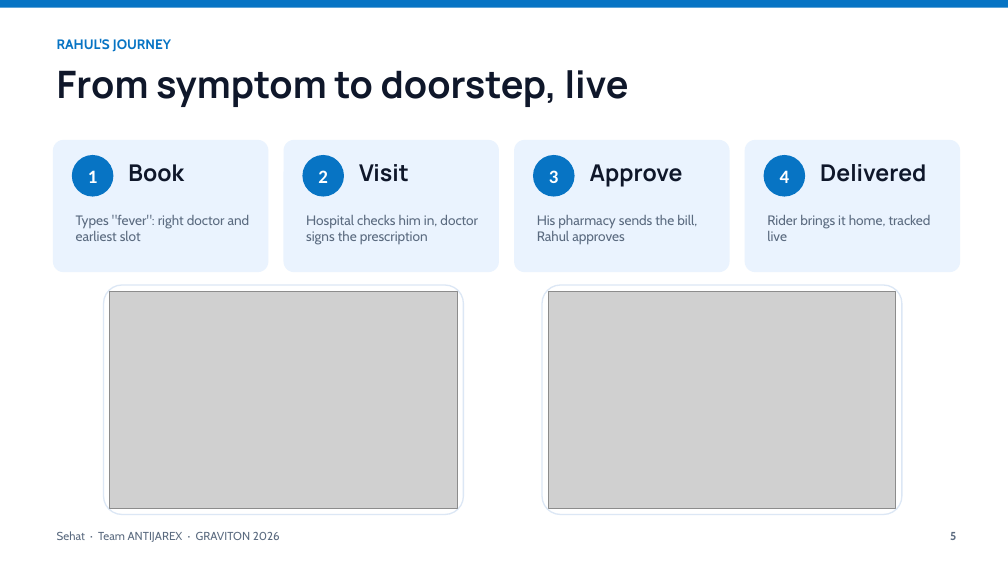
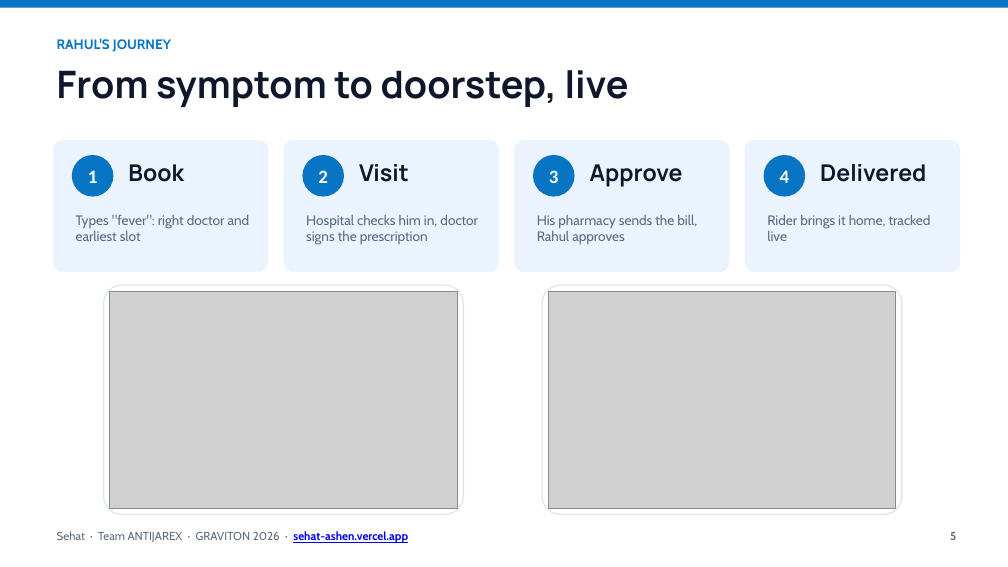
Before and after one commit to OrbitronOfficial/sehat, a slide deck: slide 5 of pitch/Sehat-GRAVITON-2026.pptx. Drawn at 1008x567 pixels with LibreOffice and Linux fonts; fonts in the diff are those of the drawing; grey boxes stand for pictures. Boxes give left, top, right and bottom in pixels: in the first picture for what was removed or moved away, otherwise in the second. Text is boxed around its words. In the diff, an @@ line names an element or a change of style, - is before the commit and + after.

```diff
--- a/pitch/Sehat-GRAVITON-2026.pptx
+++ b/pitch/Sehat-GRAVITON-2026.pptx
@@ text at bbox=[57, 531, 408, 543]: text changed @@
-Sehat · Team ANTIJAREX · GRAVITON 2026
+Sehat · Team ANTIJAREX · GRAVITON 2026 · sehat-ashen.vercel.app
```
Also in this commit, not shown: 10 other slides changed, 1 other file.
